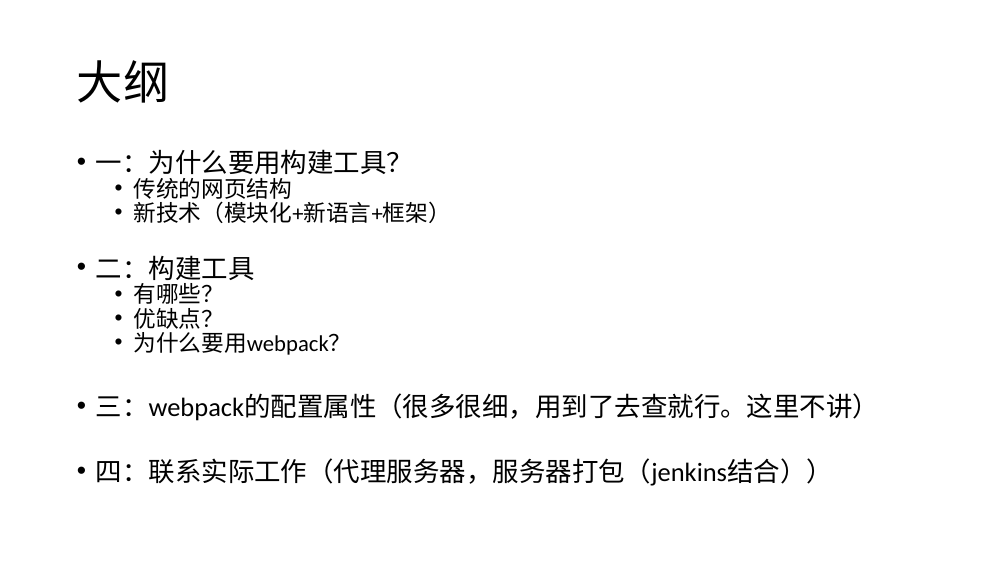
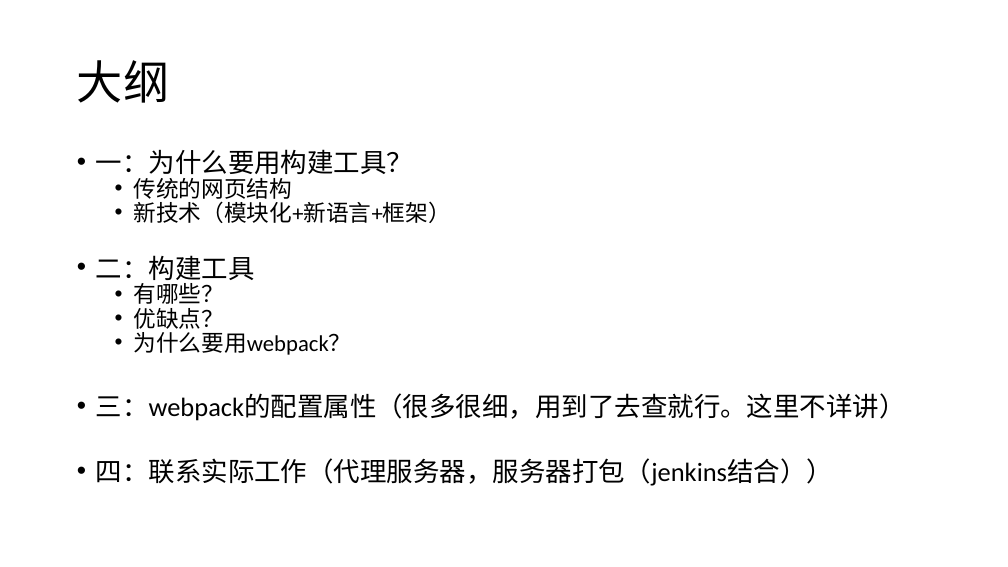
Before and after one commit to Cohen-Wang/workbench, a slide deck: slide 3 of cloud/webpack-ppt/培训 - webpack.pptx. Drawn at 1008x567 pixels with LibreOffice and Linux fonts; fonts in the diff are those of the drawing. Boxes give left, top, right and bottom in pixels: in the first picture for what was removed or moved away, otherwise in the second. Text is boxed around its words. In the diff, an @@ line names an element or a change of style, - is before the commit and + after.

```diff
--- a/cloud/webpack-ppt/培训 - webpack.pptx
+++ b/cloud/webpack-ppt/培训 - webpack.pptx
@@ text at (x1=96, y1=393, x2=906, y2=421): text changed @@
-• 三：webpack的配置属性（很多很细，用到了去查就行。这里不讲）
+• 三：webpack的配置属性（很多很细，用到了去查就行。这里不详讲）
```
Also in this commit, not shown: 10 other slides changed, 14 slides added, 3 slides removed, 1 other file.
